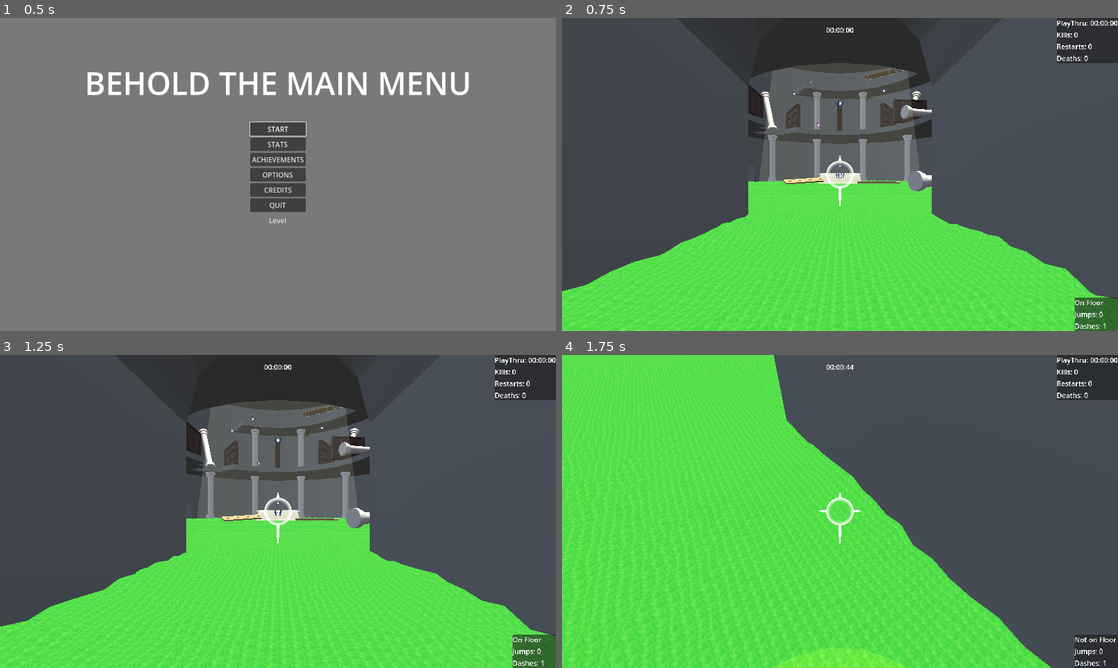
Above: before the commit, frames 1-4 (two rows, left to right).
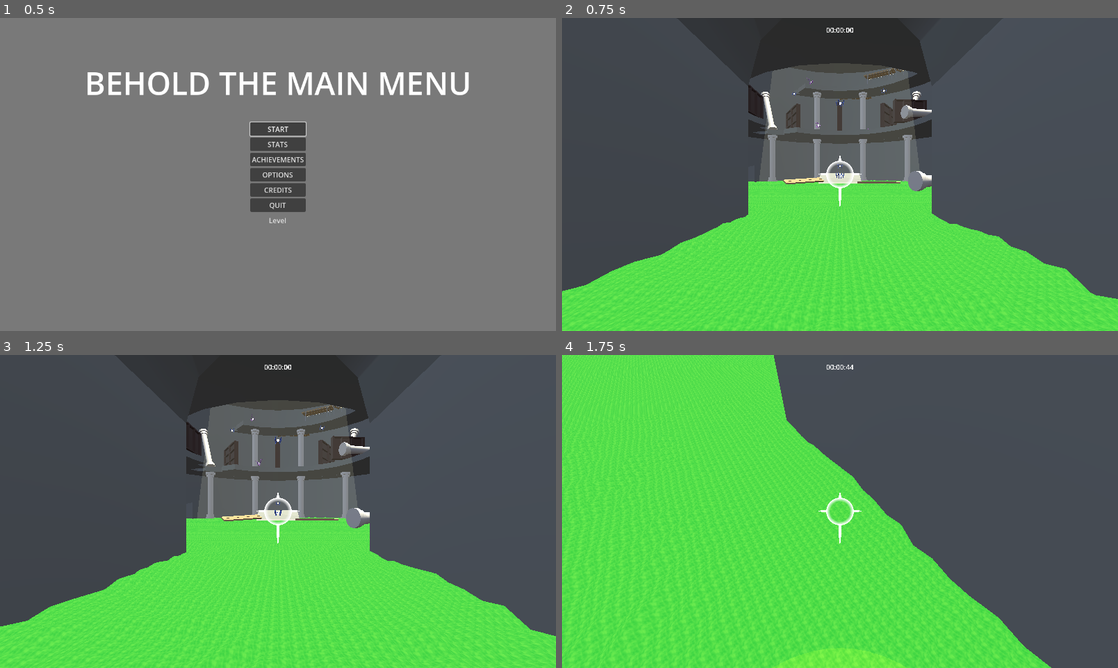
Above: after the commit, the same moments.

Repository: lucasrumney94/GodotGoneWild
Game: Godot game, scene res://Main/main_menu.tscn
The game is run twice, just before and just after one commit, with the same random seed, the same clock (stepped at 60 frames per second) and the same inputs. The engine's default icon, where the game draws it, is replaced by a stand-in: a white triangle on a blue panel in a dark square. A sky picture missing from this copy of the repository is replaced by a grey-blue gradient.
Inputs (mouse positions are in pixels of both pictures, inside the frame that each line leads up to):
- Up to frame 1 (0.5 s): no input
- Up to frame 2 (0.75 s): click "START" at 0.5 s
- Up to frame 3 (1.25 s): no input
- Up to frame 4 (1.75 s): move the mouse to (867, 511) at 1.27 s; hold W (move_forward) from 1.28 s (still down); click (867, 511) at 1.35 s; tap Space (jump) at 1.52 s

Frame 1 is identical in both runs. In frame 2, 2.4% of the frame differs, in the area x 89-100%, y 0-100%; in frame 3, 2.4%; in frame 4, 2.4%.

Commit message:
more achievements

Diff:
--- a/godot-wild-tower/Autoload/achievement_control.tscn
+++ b/godot-wild-tower/Autoload/achievement_control.tscn
@@ -15,8 +15,10 @@
 [ext_resource type="Resource" uid="uid://c88kwdd2b788b" path="res://UI/Achievements/Resources/kill_10_malakim.tres" id="13_1ogen"]
 [ext_resource type="Resource" uid="uid://b23lhcaugvqb1" path="res://UI/Achievements/Resources/kill_10_seraphim.tres" id="14_o3was"]
 [ext_resource type="Resource" uid="uid://bptdl684ha1fa" path="res://UI/Achievements/Resources/kill_god.tres" id="15_cffy7"]
+[ext_resource type="Resource" uid="uid://ctmyr2fyc5esn" path="res://UI/Achievements/Resources/dont_die.tres" id="15_vkanb"]
+[ext_resource type="Resource" uid="uid://conh76xayw6v1" path="res://UI/Achievements/Resources/no_kills.tres" id="16_jxx6t"]
 
 [node name="AchievementControl" type="Node"]
 script = ExtResource("1_lvx2p")
 achievement_popup_scene = ExtResource("2_uwhnw")
-achievements = Array[ExtResource("3_wmop3")]([ExtResource("4_1sskk"), ExtResource("4_c77lf"), ExtResource("6_7cfo6"), ExtResource("7_kv655"), ExtResource("8_0uayn"), ExtResource("8_868mt"), ExtResource("10_14g8x"), ExtResource("11_t2t38"), ExtResource("12_i287n"), ExtResource("13_1ogen"), ExtResource("14_o3was"), ExtResource("15_cffy7")])
+achievements = Array[ExtResource("3_wmop3")]([ExtResource("7_kv655"), ExtResource("4_c77lf"), ExtResource("6_7cfo6"), ExtResource("10_14g8x"), ExtResource("8_0uayn"), ExtResource("12_i287n"), ExtResource("11_t2t38"), ExtResource("4_1sskk"), ExtResource("8_868mt"), ExtResource("13_1ogen"), ExtResource("14_o3was"), ExtResource("15_vkanb"), ExtResource("16_jxx6t"), ExtResource("15_cffy7")])
--- a/godot-wild-tower/Autoload/stat_tracker.gd
+++ b/godot-wild-tower/Autoload/stat_tracker.gd
@@ -74,6 +74,11 @@
 		stats_screen.set_restarts(restarts, new_fewest_restarts)
 		stats_screen.set_deaths(deaths, new_fewest_deaths)
 
+		if deaths <= 0:
+			AchievementControl.earn_achievement("dont_die")
+		if kills <= 0:
+			AchievementControl.earn_achievement("no_kills")
+
 
 func on_level_finished_time(seconds: float):
 	var new_best_time = SaveControl.add_stat(MissionControl.current_level, "best_time", seconds)
@@ -118,13 +123,13 @@
 
 func check_kill_achievement(enemy_type: Constants.EnemyType):
 	if enemy_type == Constants.EnemyType.CHERUBIM:
-		if SaveControl.get_stat_cumulative("kill" + str(Constants.EnemyType.CHERUBIM)) > 10:
+		if SaveControl.get_stat_cumulative("kill" + str(Constants.EnemyType.CHERUBIM)) >= 10:
 			AchievementControl.earn_achievement("kill_10_cherubim")
 	if enemy_type == Constants.EnemyType.MALAKIM:
-		if SaveControl.get_stat_cumulative("kill" + str(Constants.EnemyType.MALAKIM)) > 10:
+		if SaveControl.get_stat_cumulative("kill" + str(Constants.EnemyType.MALAKIM)) >= 10:
 			AchievementControl.earn_achievement("kill_10_malakim")
 	if enemy_type == Constants.EnemyType.SERAPHIM:
-		if SaveControl.get_stat_cumulative("kill" + str(Constants.EnemyType.SERAPHIM)) > 10:
+		if SaveControl.get_stat_cumulative("kill" + str(Constants.EnemyType.SERAPHIM)) >= 10:
 			AchievementControl.earn_achievement("kill_10_seraphim")
 
 	if enemy_type == Constants.EnemyType.ELOHIM:
--- a/godot-wild-tower/Objects/Player/player.tscn
+++ b/godot-wild-tower/Objects/Player/player.tscn
@@ -79,6 +79,7 @@
 size_flags_vertical = 4
 
 [node name="DebugHUD" type="CanvasLayer" parent="PlayerHUD"]
+visible = false
 
 [node name="PanelContainer" type="PanelContainer" parent="PlayerHUD/DebugHUD"]
 custom_minimum_size = Vector2(100, 0)
--- /dev/null
+++ b/godot-wild-tower/UI/Achievements/Resources/dont_die.tres
@@ -0,0 +1,15 @@
+[gd_resource type="Resource" script_class="Achievement" load_steps=3 format=3 uid="uid://ctmyr2fyc5esn"]
+
+[ext_resource type="Texture2D" uid="uid://cv1af46vlbwjd" path="res://UI/Image/trophy.png" id="1_661j3"]
+[ext_resource type="Script" path="res://UI/Achievements/achievement.gd" id="1_hofbw"]
+
+[resource]
+script = ExtResource("1_hofbw")
+id = "dont_die"
+icon = ExtResource("1_661j3")
+title = "Basically Immortal"
+description = "FACT: If we only died from accidents, we would live for roughly 1,200 years."
+stat = ""
+stat_goal = 0
+check_function = ""
+custom_string = ""
--- /dev/null
+++ b/godot-wild-tower/UI/Achievements/Resources/no_kills.tres
@@ -0,0 +1,15 @@
+[gd_resource type="Resource" script_class="Achievement" load_steps=3 format=3 uid="uid://conh76xayw6v1"]
+
+[ext_resource type="Script" path="res://UI/Achievements/achievement.gd" id="1_4xiy1"]
+[ext_resource type="Texture2D" uid="uid://cv1af46vlbwjd" path="res://UI/Image/trophy.png" id="1_tt0vq"]
+
+[resource]
+script = ExtResource("1_4xiy1")
+id = "no_kills"
+icon = ExtResource("1_tt0vq")
+title = "Conscientious Objector"
+description = "FACT: You are a very good person."
+stat = ""
+stat_goal = 0
+check_function = ""
+custom_string = ""
--- a/godot-wild-tower/UI/Achievements/achievement_panel.tscn
+++ b/godot-wild-tower/UI/Achievements/achievement_panel.tscn
@@ -40,6 +40,7 @@
 
 [node name="CheckTextureRect" type="TextureRect" parent="HBoxContainer"]
 unique_name_in_owner = true
+modulate = Color(0.505882, 0.505882, 0.505882, 0.541176)
 custom_minimum_size = Vector2(72, 72)
 layout_mode = 2
 size_flags_horizontal = 4
--- a/godot-wild-tower/UI/Achievements/achievement_popup_panel.tscn
+++ b/godot-wild-tower/UI/Achievements/achievement_popup_panel.tscn
@@ -104,7 +104,7 @@
 
 [node name="TextureRect" type="TextureRect" parent="MarginContainer/HBoxContainer"]
 unique_name_in_owner = true
-custom_minimum_size = Vector2(32, 32)
+custom_minimum_size = Vector2(48, 48)
 layout_mode = 2
 size_flags_vertical = 4
 texture = ExtResource("2_y7k7t")
@@ -120,10 +120,11 @@
 
 [node name="DescriptionLabel" type="Label" parent="MarginContainer/HBoxContainer/VBoxContainer"]
 unique_name_in_owner = true
-custom_minimum_size = Vector2(150, 0)
+custom_minimum_size = Vector2(150, 32)
 layout_mode = 2
 theme_override_font_sizes/font_size = 8
 text = "Description Description Description Description "
+autowrap_mode = 2
 text_overrun_behavior = 3
 
 [node name="AudioStreamPlayer" type="AudioStreamPlayer" parent="."]
--- a/godot-wild-tower/UI/pause_menu.gd
+++ b/godot-wild-tower/UI/pause_menu.gd
@@ -8,6 +8,7 @@
 
 var seconds_paused:float = 0.0
 var seconds_to_earn_achievement = 60.0
+var pause_achievement_earned: bool = false
 
 func _ready():
 	%ResumeButton.pressed.connect(on_resume_pressed)
@@ -18,8 +19,9 @@
 	%ResumeButton.grab_focus()
 
 func _process(delta: float) -> void:
-	seconds_paused += delta;
-	if(seconds_paused>seconds_to_earn_achievement):
+	seconds_paused += delta / Engine.time_scale
+	if !pause_achievement_earned && seconds_paused > seconds_to_earn_achievement:
+		pause_achievement_earned = true
 		AchievementControl.earn_achievement("pause_long")
 
 func _input(event: InputEvent):
Not shown: 1 places in godot-wild-tower/Autoload/achievement_control.tscn that only renumber resources
